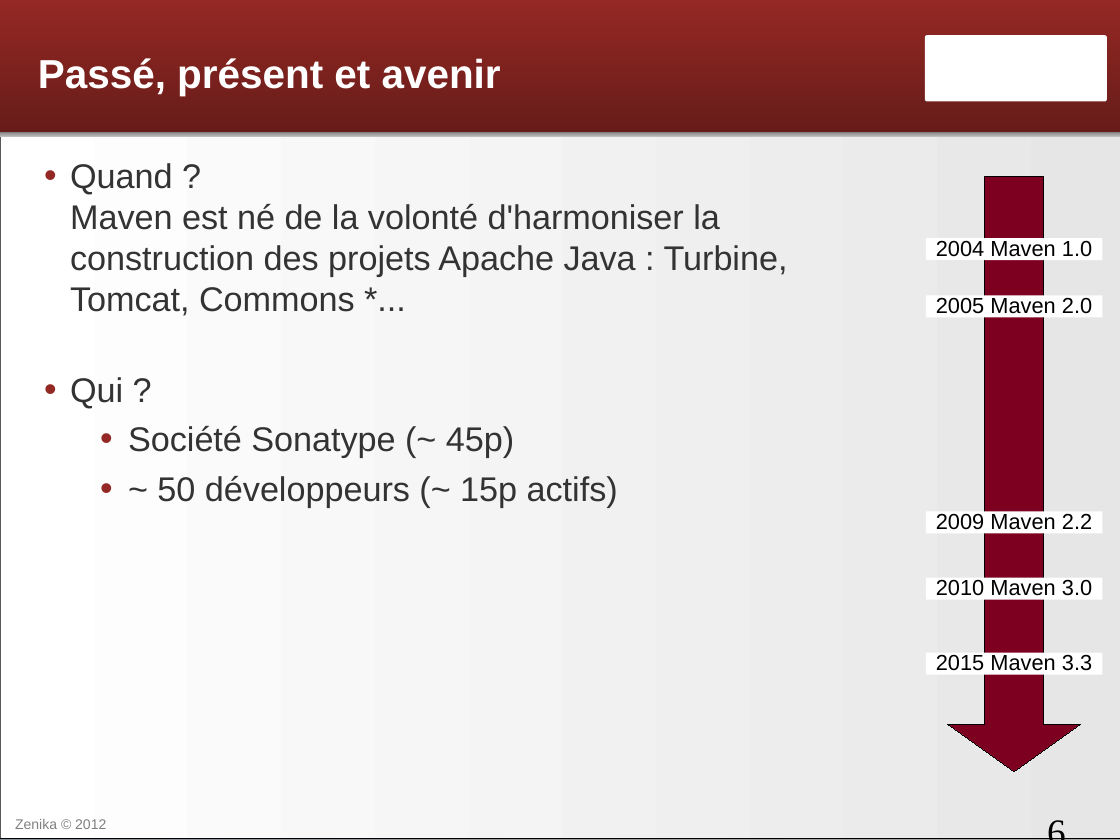
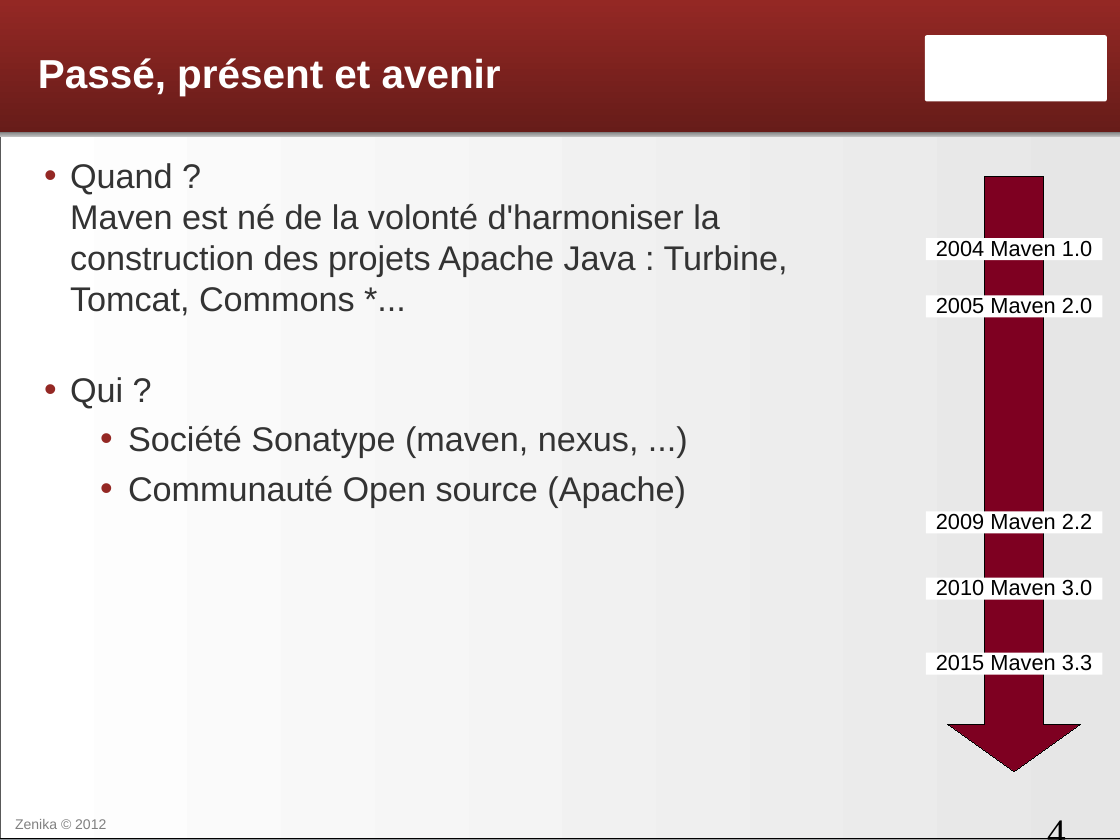
Before and after one commit to Zenika/formation-maven-osgi, a slide deck: slide 4 of Maven - 01 - Introduction.odp (slide 6 before the commit). Drawn at 1120x840 pixels with LibreOffice and Linux fonts; fonts in the diff are those of the drawing; background and template pictures are left out. Boxes give left, top, right and bottom in pixels: in the first picture for what was removed or moved away, otherwise in the second. Text is boxed around its words. In the diff, an @@ line names an element or a change of style, - is before the commit and + after.

Commit message:
Suppression des slides revus sur les parties maven 01 et maven 07

```diff
--- a/Maven - 01 - Introduction.odp
+++ b/Maven - 01 - Introduction.odp
@@ text at (x1=128, y1=426, x2=686, y2=508): text changed @@
-  • Société Sonatype (~ 45p)
-  • ~ 50 développeurs (~ 15p actifs)
+  • Société Sonatype (maven, nexus, ...)
+  • Communauté Open source (Apache)
@@ page number at (x1=1036, y1=808, x2=1120, y2=833): text changed @@
-6
+4
```
Also in this commit, not shown: 3 slides removed, 1 other file.
